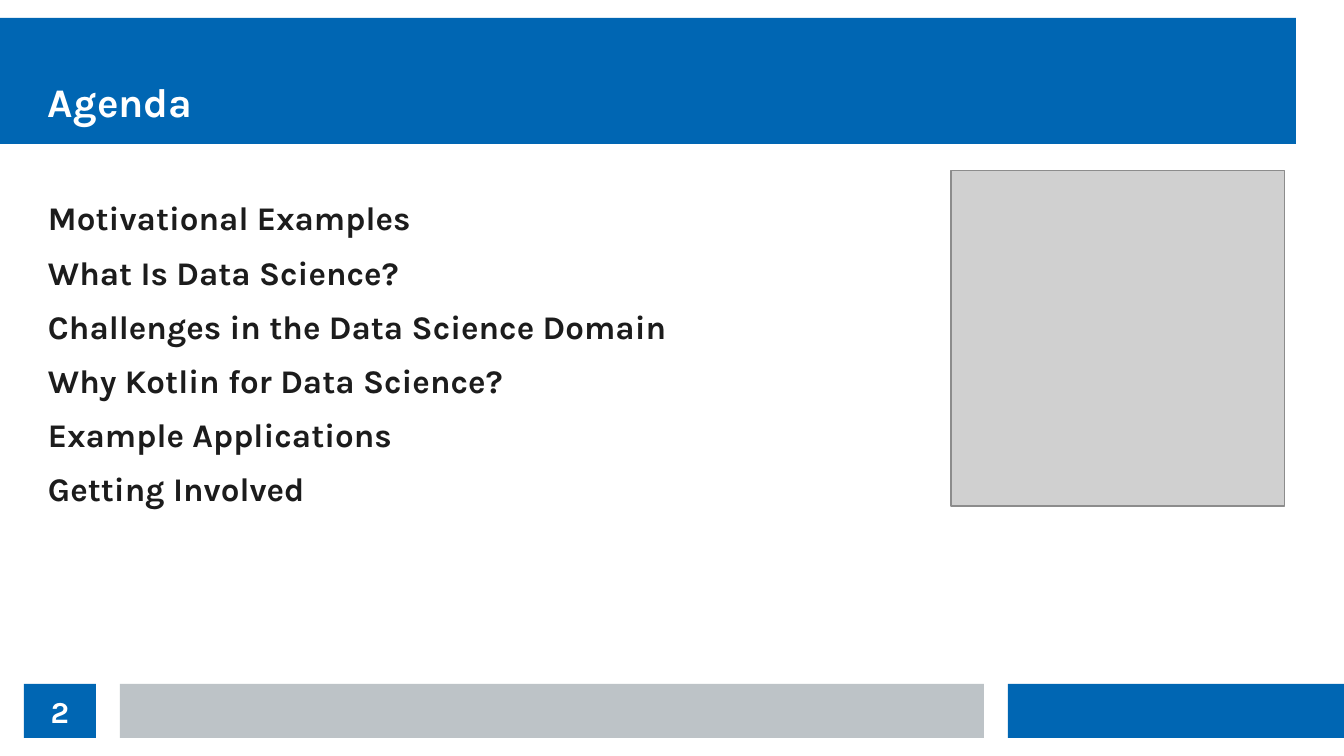
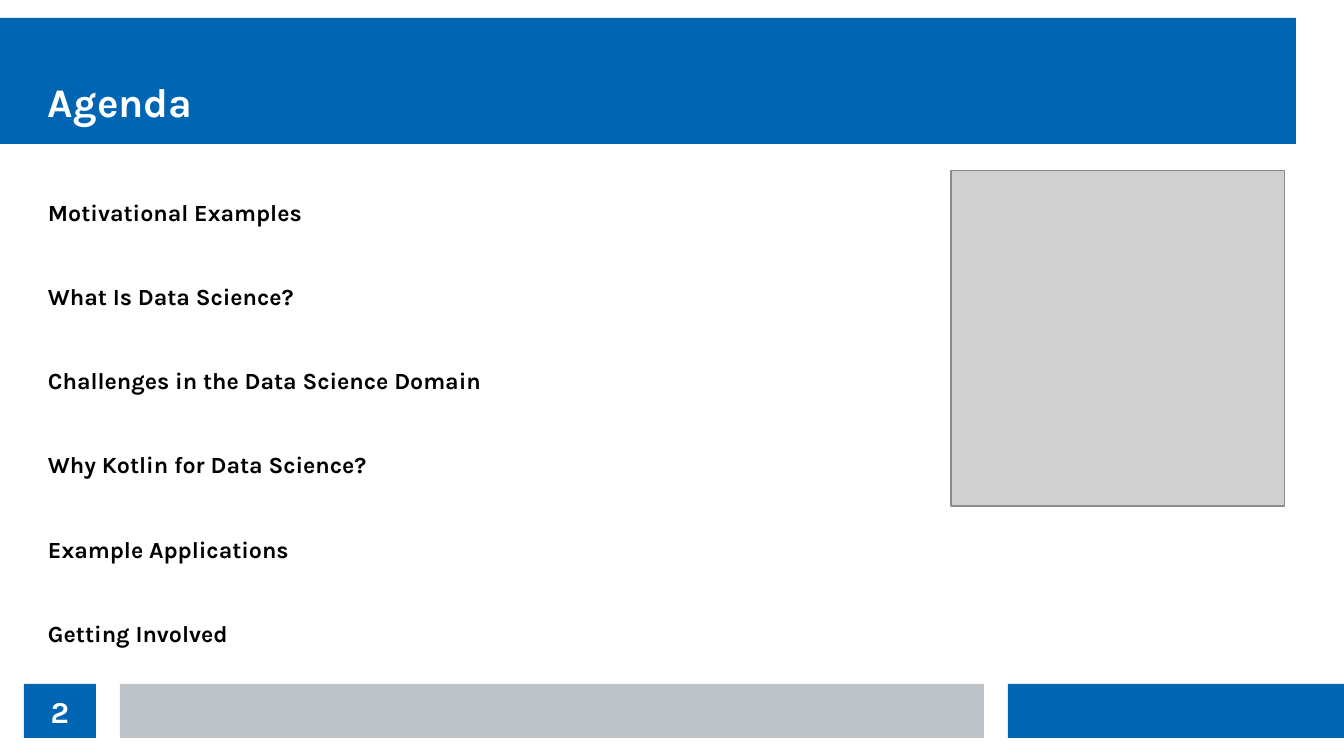
Before and after one commit to thomasnield/kotlin_data_science_talk_ChicagoJUG, a slide deck: slide 2 of kotlin_data_science_talk_chijug_slides.odp. Drawn at 1344x756 pixels with LibreOffice and Linux fonts; fonts in the diff are those of the drawing; grey boxes stand for pictures. Boxes give left, top, right and bottom in pixels: in the first picture for what was removed or moved away, otherwise in the second. Text is boxed around its words. In the diff, an @@ line names an element or a change of style, - is before the commit and + after.

```diff
--- a/kotlin_data_science_talk_chijug_slides.odp
+++ b/kotlin_data_science_talk_chijug_slides.odp
@@ text "Motivational Examples" at (x1=48, y1=204, x2=481, y2=648): size 19.5 to 13.7 pt, text colour #1C1C1C to #000000 @@
```
Also in this commit, not shown: 2 other slides changed, 2 slides added.
